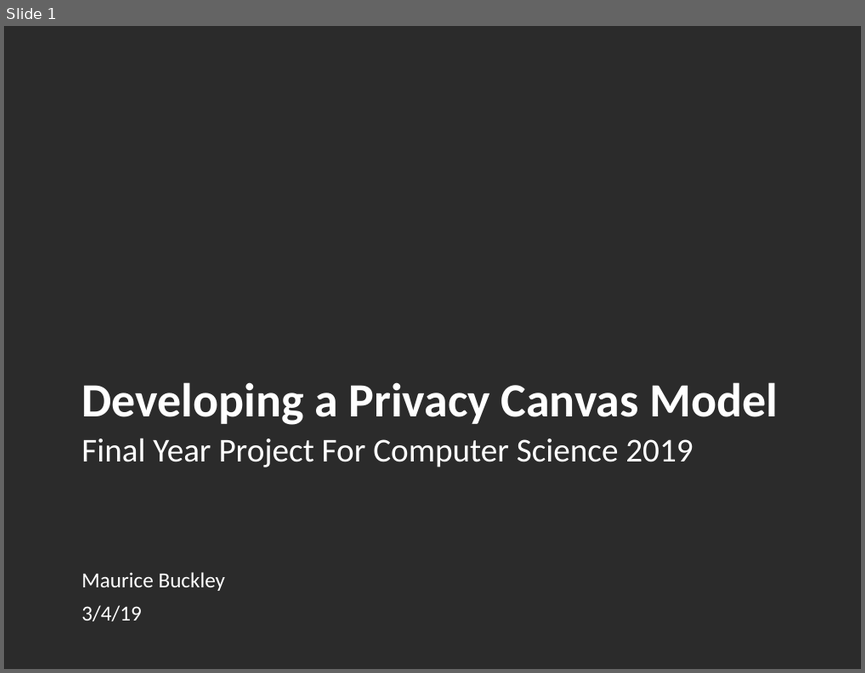
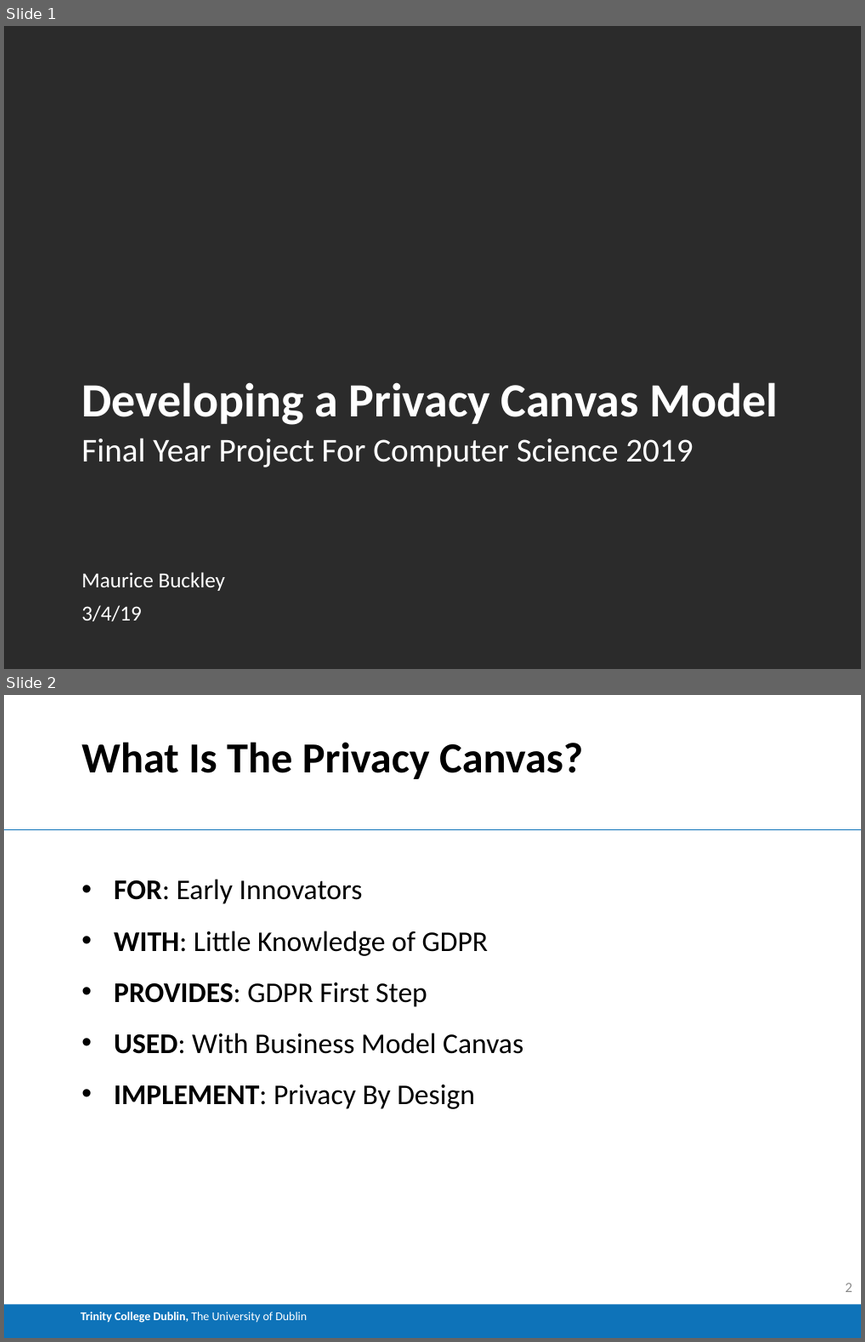
Before and after one commit to Buckley258/FYP, a slide deck: FYP_Demo.pptx. Shown one above the other, each under a label of ours: slide 1 before the commit, slides 1 and 2 after it. The pictures are 865x673 and 865x1342 pixels, drawn with LibreOffice and Linux fonts; fonts in the diff are those of the drawing; background and template pictures are left out; a plain dark background stands for a picture behind light text. Boxes give left, top, right and bottom in pixels: in the first picture for what was removed or moved away, otherwise in the second. Text is boxed around its words. In the diff, an @@ line names an element or a change of style, - is before the commit and + after.

```diff
--- a/FYP_Demo.pptx
+++ b/FYP_Demo.pptx
@@ slide 2 added at (4, 695, 861, 1338), background #FFFFFF @@
@@ title added at (81, 742, 583, 779), 36 pt, text #000000, bold @@
+What Is The Privacy Canvas?
@@ line added from (4, 829) to (861, 829), #0E73B9 0.75 pt @@
@@ text added at (114, 879, 523, 1109), 24 pt, text #000000 @@
+• FOR: Early Innovators
+• WITH: Little Knowledge of GDPR
+• PROVIDES: GDPR First Step
+• USED: With Business Model Canvas
+• IMPLEMENT: Privacy By Design
@@ rectangle added at (4, 1304, 861, 1338), fill #0E73B9, 10 pt, text #FFFFFF, bold @@
+Trinity College Dublin, The University of Dublin
@@ page number added at (845, 1282, 851, 1292), 12 pt, text #8C8C8C @@
+2
```
Also in this commit, not shown: 17 slides changed, 3 other slides added, 3 slides removed, 2 other files.
